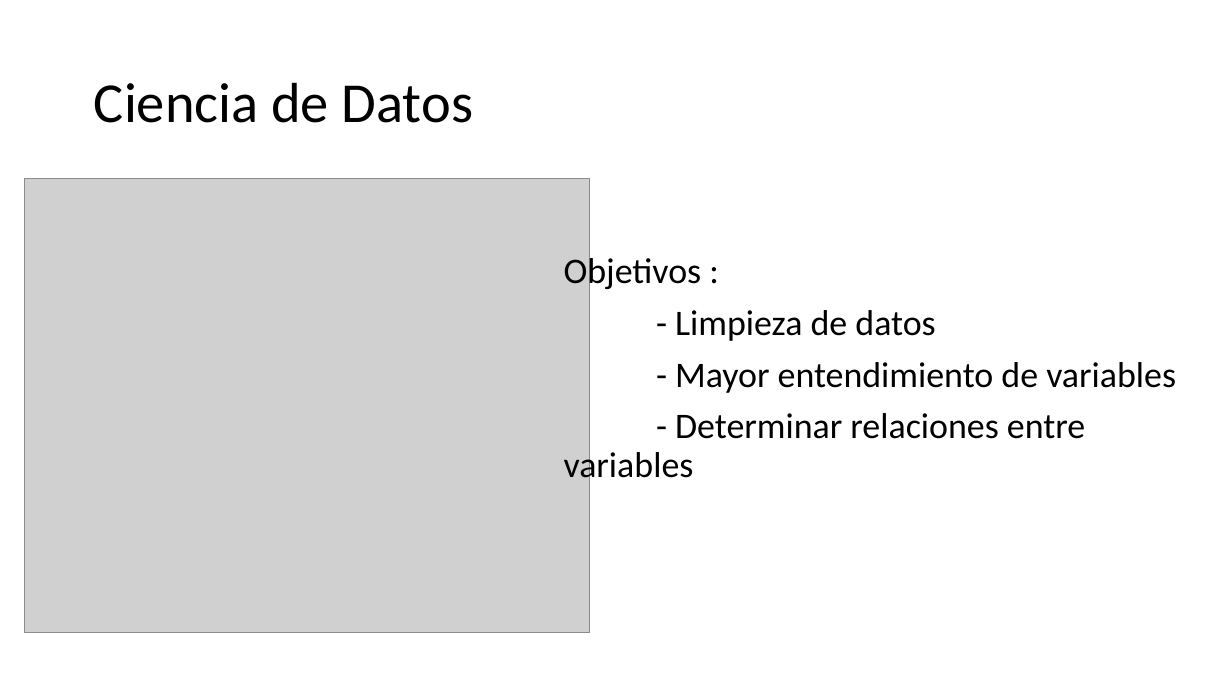
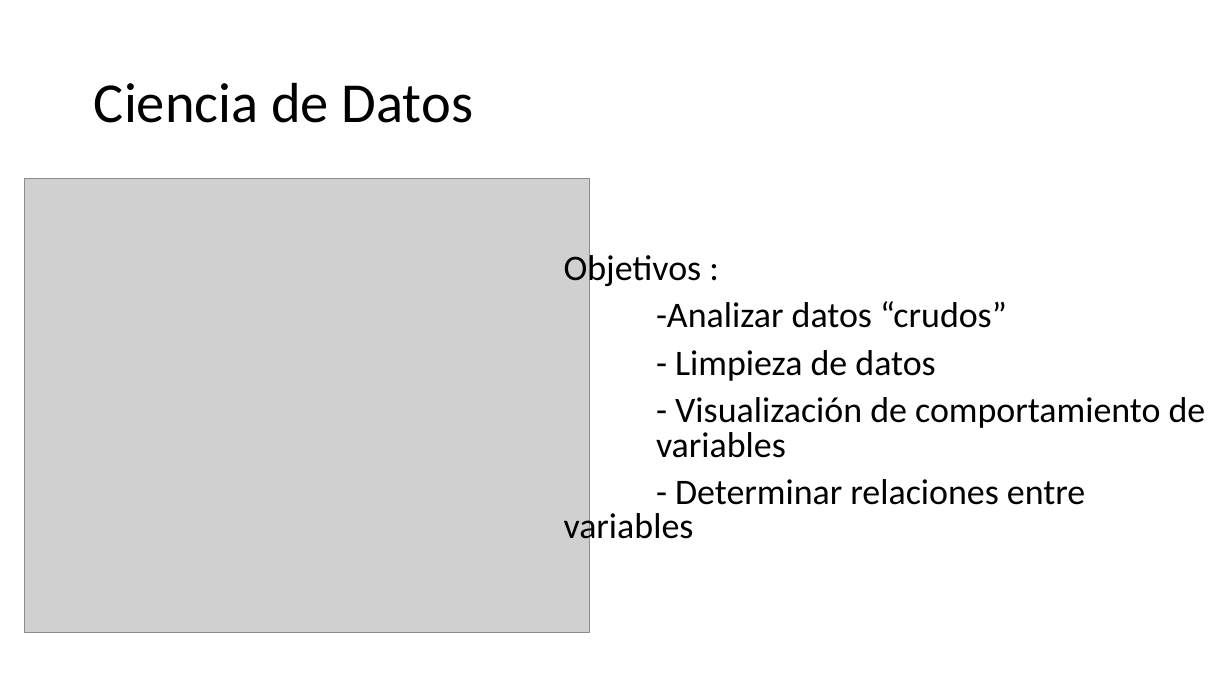
Before and after one commit to LuisNavarro93/SPE-UNAM-Python-y-Ciencia-de-Datos, a slide deck: slide 20 of Syllabus.pptx (slide 13 before the commit). Drawn at 1232x693 pixels with LibreOffice and Linux fonts; fonts in the diff are those of the drawing; grey boxes stand for pictures. Boxes give left, top, right and bottom in pixels: in the first picture for what was removed or moved away, otherwise in the second. Text is boxed around its words. In the diff, an @@ line names an element or a change of style, - is before the commit and + after.

```diff
--- a/Syllabus.pptx
+++ b/Syllabus.pptx
@@ text at [564,250,1085,548]: line spacing 0.9 to 0.8 @@
@@ text at [656,301,1007,328]: paragraph added @@
+-Analizar datos “crudos”
@@ text at [656,397,1206,458]: text changed @@
-- Mayor entendimiento de variables
+- Visualización de comportamiento de variables
```
Also in this commit, not shown: 3 other slides changed, 8 slides added.
